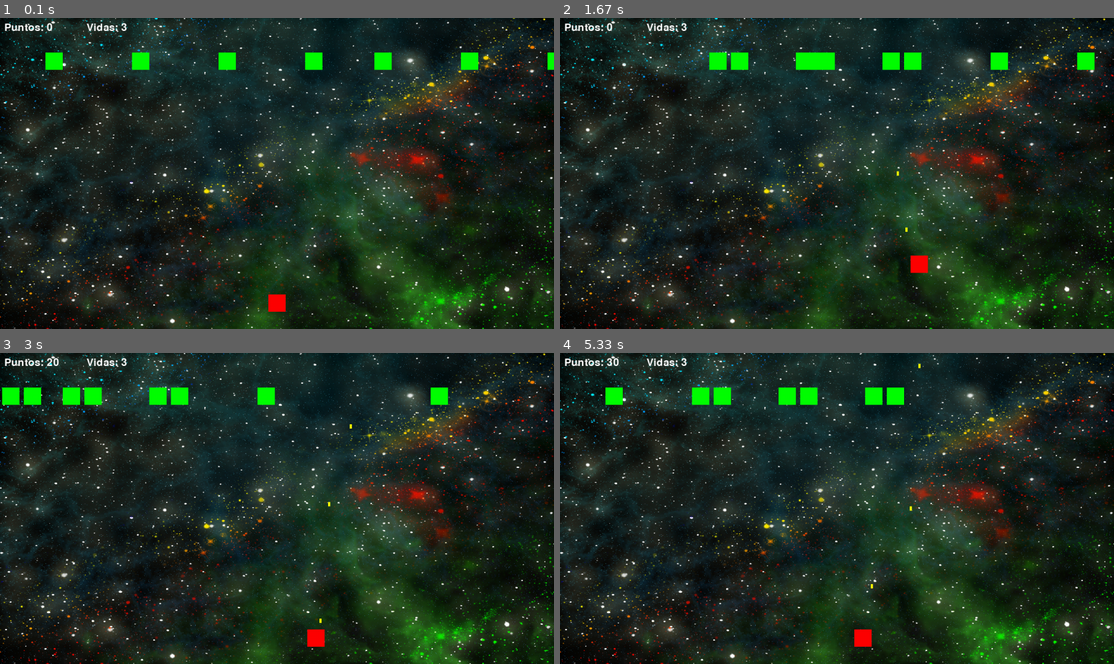
Above: before the commit, frames 1-4 (two rows, left to right).
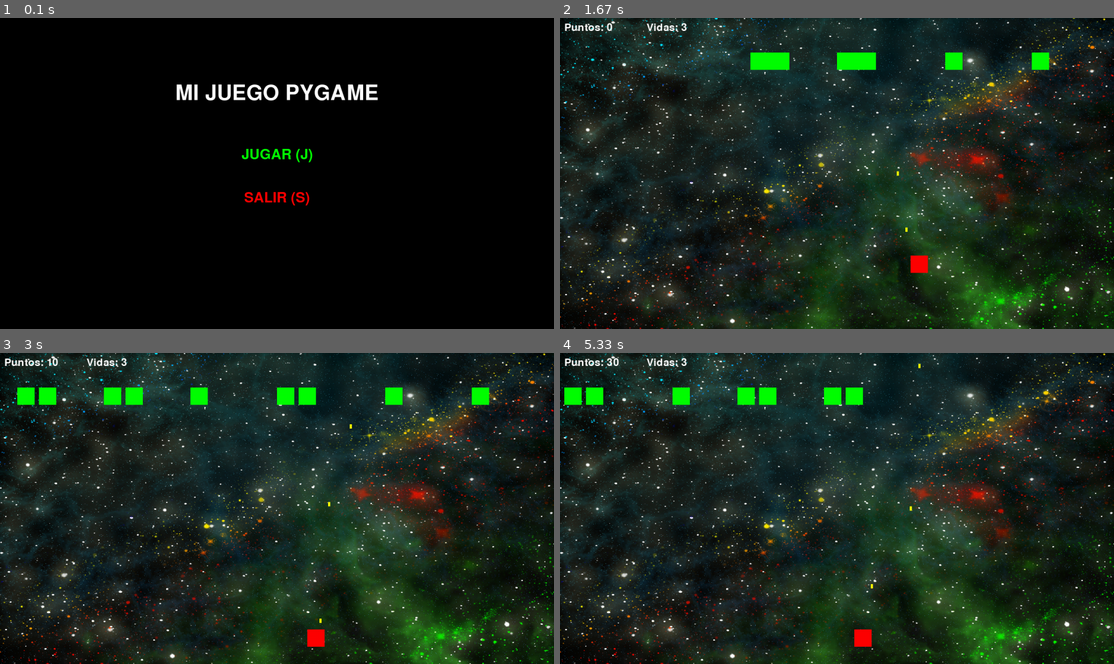
Above: after the commit, the same moments.

Repository: AdrianPTGit/Primer-intento-de-juego-con-PyGame-y-python
Game: pygame game, started from mi_juego_pygame/src/main.py
The game is run twice, just before and just after one commit, with the same random seed, the same clock (stepped at 60 frames per second) and the same inputs.
Inputs:
- Up to frame 1 (0.1 s): no input
- Up to frame 2 (1.67 s): tap J at 0.33 s; hold Right 0.67-1.13 s; hold Up 1.17-1.47 s; tap Space at 1.23, 1.57 s; hold Right from 1.5 s (still down)
- Up to frame 3 (3 s): tap Space at 1.87, 2.07, 2.37, 2.63, 2.97 s; release Right at 1.97 s; hold Left 2-2.53 s; hold Down 2.57-2.87 s; hold Left from 2.9 s (still down)
- Up to frame 4 (5.33 s): tap Space at 3.27, 3.4, 3.8, 4.1, 4.47, 4.87, 5.17 s; release Left at 3.3 s; hold Up 3.33-3.7 s; hold Right 3.73-4.37 s; hold Down 4.4-4.77 s; hold Left 4.8-5.27 s; hold Right from 5.3 s (still down)

The runs differ from the first frame. In frame 1, 83% of the frame differs, in the area x 0-100%, y 0-100%; in frame 2, 2.7%; in frame 3, 2.9%; in frame 4, 2.6%.

Commit message:
Agregado pantalla inicio al main.py

Diff:
--- a/mi_juego_pygame/src/main.py
+++ b/mi_juego_pygame/src/main.py
@@ -36,6 +36,45 @@
 # --- Grupo de balas ---
 balas = pygame.sprite.Group()
 
+# --- Función de pantalla de inicio ---
+def pantalla_inicio():
+    font_titulo = pygame.font.Font(None, 72)
+    font_opcion = pygame.font.Font(None, 48)
+
+    running_inicio = True
+    while running_inicio:
+        pantalla.fill((0, 0, 0))  # Fondo negro
+
+        # Dibujar título
+        titulo = font_titulo.render("MI JUEGO PYGAME", True, (255, 255, 255))
+        pantalla.blit(titulo, (WIDTH // 2 - titulo.get_width() // 2, 150))
+
+        # Dibujar opciones
+        jugar_texto = font_opcion.render("JUGAR (J)", True, (0, 255, 0))
+        salir_texto = font_opcion.render("SALIR (S)", True, (255, 0, 0))
+        pantalla.blit(jugar_texto, (WIDTH // 2 - jugar_texto.get_width() // 2, 300))
+        pantalla.blit(salir_texto, (WIDTH // 2 - salir_texto.get_width() // 2, 400))
+
+        pygame.display.flip()
+        # Eventos
+        for event in pygame.event.get():
+            if event.type == pygame.QUIT:
+                pygame.quit()
+                sys.exit()
+            elif event.type == pygame.KEYDOWN:
+                if event.key == pygame.K_j:  # Jugar
+                    running_inicio = False
+                elif event.key == pygame.K_s:  # Salir
+                    pygame.quit()
+                    sys.exit()
+
+
+
+    # --- Aquí empieza tu código del juego ---
+    # Crear jugador, enemigos, grupos, bucle principal...
+
+# --- Llamar a la pantalla de inicio antes de iniciar el juego ---
+pantalla_inicio()
 # --- Bucle principal ---
 running = True
 while running:
